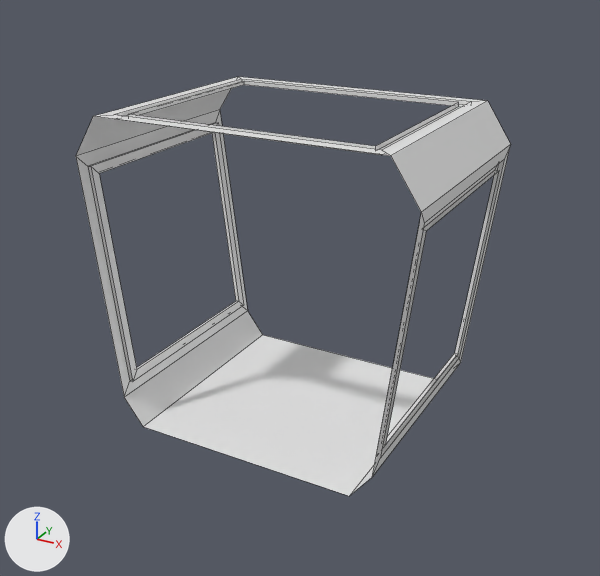
An edit to the Blender file Assets/Models/Modul_Gang_Lang_Zwischenstueck.blend, drawn before and after from the same camera.
One viewpoint serves both versions: a 50 mm lens placed at (4.73, -8.56, 6.49), pointed at (0.07, -0.1, 2.25). Every picture has the same lights, and +X, +Y and +Z are marked at lower left. Mesh edges are drawn as thin lines.

The first picture shows 'GangKurz'.
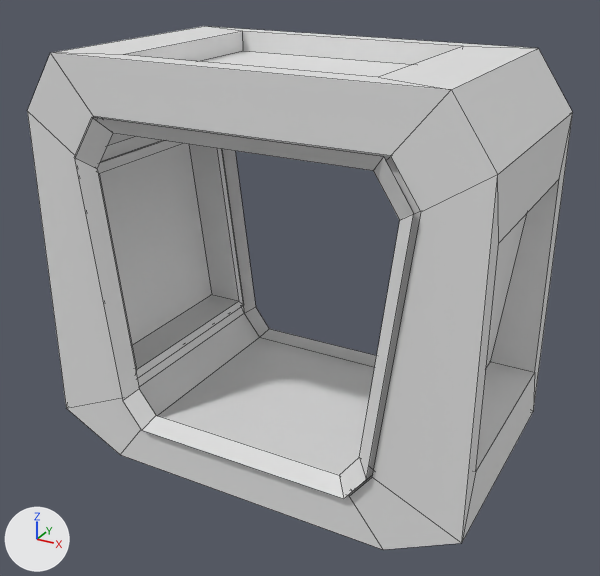
Pixel boxes (x1, y1, x2, y2) of what changed, in the pictures (600 x 576 px):
```json
{"object": "GangKurz", "change": "reshaped", "before": [76, 77, 511, 496], "after": [27, 26, 573, 550], "on screen": "25% wider, 25% taller"}
{"object": "GangKurz.001", "change": "added", "after": [99, 51, 527, 367]}
```

Edits to the scene script, one JSON object a line:
```json
{"block": "me_circle_001", "where": "# used by ob_gangkurz; location = (0.0, 0.0, 0.0); rotation_euler = (0.0, 0.0, -0.524), in degrees (0, 0, -30)"}
{"op": "remove", "block": "me_circle_001", "code": "me_circle_001.from_pydata(...)  # 64 vertices, 53 faces; spans x -2.6..2.6, y -2.37..2.37, z 0.5..4.5"}
{"op": "add", "block": "me_circle_001", "code": "me_circle_001.from_pydata(...)  # 128 vertices, 118 faces; spans x -3.2..3.2, y -2.71..2.71, z -0.09..5.16"}
{"block": "me_circle_001", "change": "me_circle_001 part 1"}
{"block": "me_circle_001", "change": "12 vertices are removed from x -2.44..2.44, y -2.12..2.12, z 1.13..4.5"}
{"block": "me_circle_001", "change": "29 faces are deleted"}
{"block": "me_circle_001", "change": "62 vertices are added at x -3.2..3.06, y -2.47..2.71, z -0.09..5.16"}
{"block": "me_circle_001", "change": "8 new vertices lie (1.5, -2.6, 0.0) away from vertices in x -3.2..1.7, y -0.11..2.71, z -0.09..5.16"}
{"block": "me_circle_001", "change": "6 new vertices lie (1.4, -2.43, 0.0) away from vertices in x -2.55..1.15, y 0.15..2.28, z 0.86..4.5"}
{"block": "me_circle_001", "change": "94 new faces join them"}
{"op": "add", "block": "me_circle_000", "code": ["me_circle_000 = bpy.data.meshes.new('Circle.000')", "me_circle_000.from_pydata([(0.71, 1.83, 4.9), (-1.94, 0.3, 4.9), (1.94, -0.3, 4.9), (-0.71, -1.83, 4.9), (1.33, 2.18, 1.14), (1.6, 2.34, 3.74), (-2.83, -0.22, 3.74), (-2.55, -0.06, 1.14), (2.55, 0.06, 1.14), (2.83, 0.22, 3.74), (-1.6, -2.34, 3.74), (-1.33, -2.18, 1.14)], [], [(1, 0, 2, 3), (5, 4, 8, 9), (7, 6, 10, 11)])"]}
{"op": "add", "block": "ob_gangkurz_001", "code": ["ob_gangkurz_001 = bpy.data.objects.new('GangKurz.001', me_circle_000)", "ob_gangkurz_001.location = (0.0, 0.0, 0.0)", "ob_gangkurz_001.rotation_euler = (0.0, 0.0, -0.524)  # degrees (0, 0, -30)"]}
```
